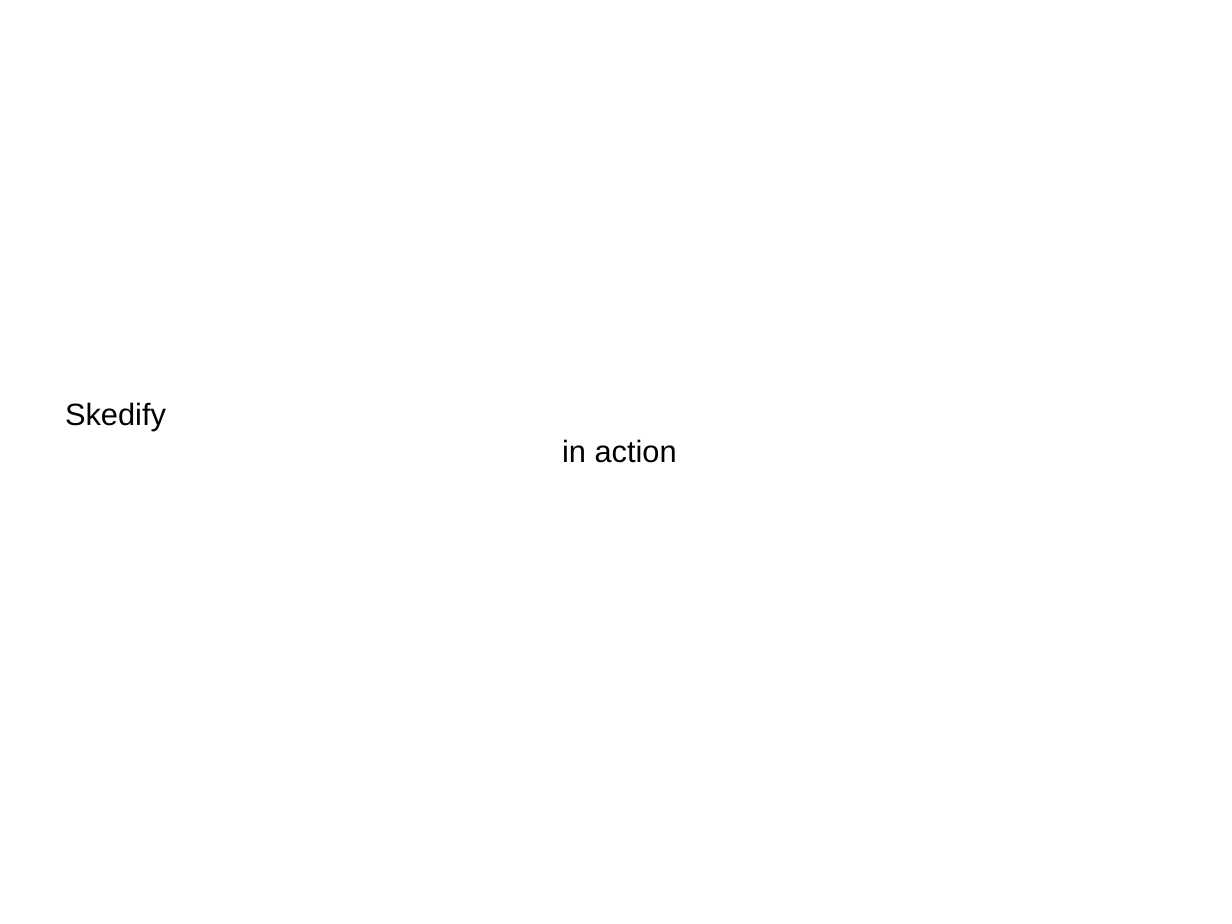
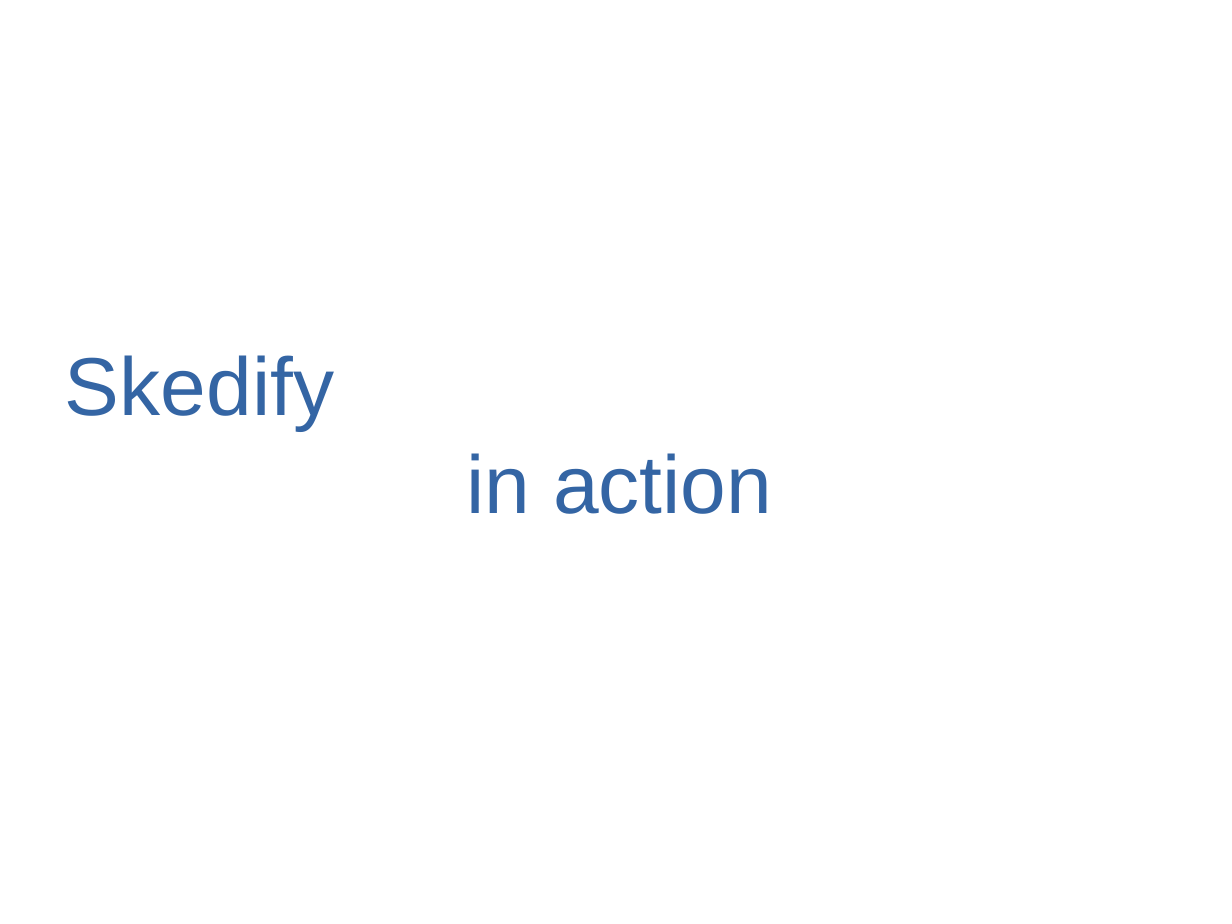
Before and after one commit to mremad/RWTH-iPhone-Project, a slide deck: slide 4 of Presentation.pptx (slide 5 before the commit). Drawn at 1232x924 pixels with LibreOffice and Linux fonts; fonts in the diff are those of the drawing. Boxes give left, top, right and bottom in pixels: in the first picture for what was removed or moved away, otherwise in the second. Text is boxed around its words. In the diff, an @@ line names an element or a change of style, - is before the commit and + after.

```diff
--- a/Presentation.pptx
+++ b/Presentation.pptx
@@ text at box(65, 355, 772, 514): text changed; size 18 to 48 pt; text colour #000000 to #3465A4 @@
-Skedify
-in action
+Skedify
+in action
```
Also in this commit, not shown: 1 other slide changed, 1 slide added, 1 slide removed, 17 other files.
